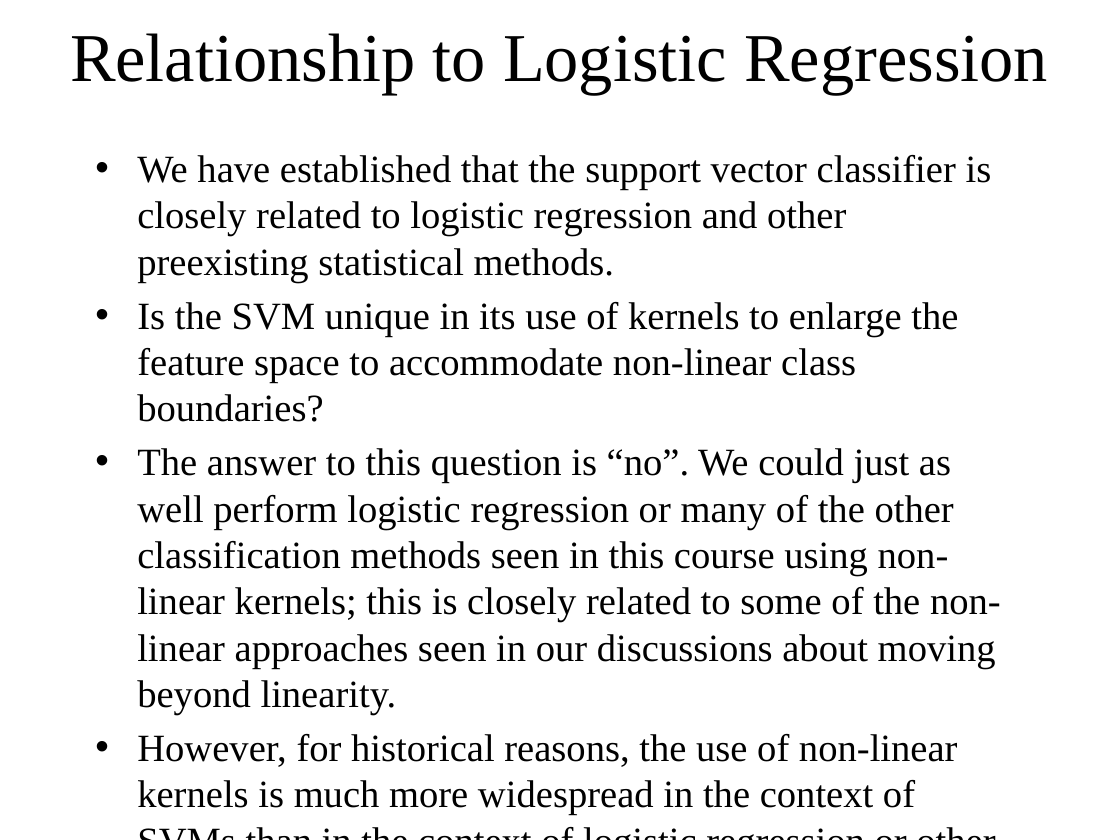
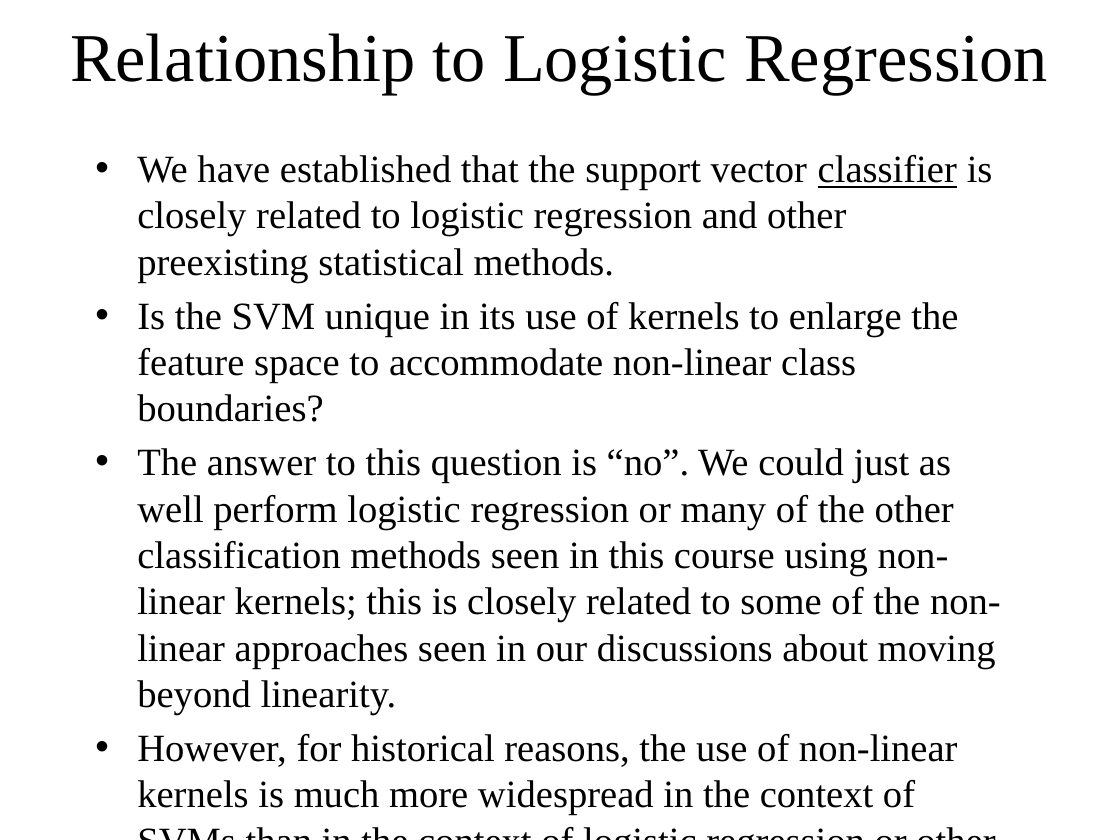
Before and after one commit to WilliamandMary-BUAD5082-Spring2017/Classes-15-to-18-Support-Vector-Machines, a slide deck: slide 33 of SupportVectorMachines.pptx. Drawn at 1120x840 pixels with LibreOffice and Linux fonts; fonts in the diff are those of the drawing. Boxes give left, top, right and bottom in pixels: in the first picture for what was removed or moved away, otherwise in the second. Text is boxed around its words. In the diff, an @@ line names an element or a change of style, - is before the commit and + after.

```diff
--- a/SupportVectorMachines.pptx
+++ b/SupportVectorMachines.pptx
@@ text at [137, 155, 993, 283]: underline on in "classifier" @@
```
Also in this commit, not shown: 7 other slides changed.
